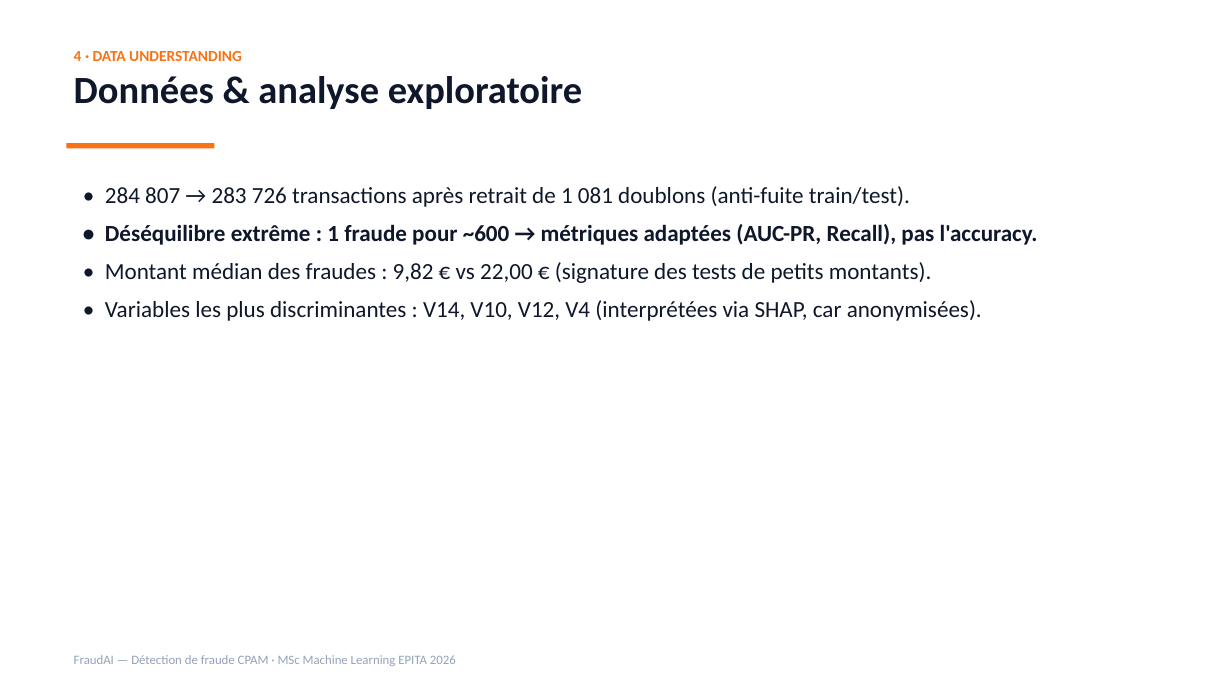
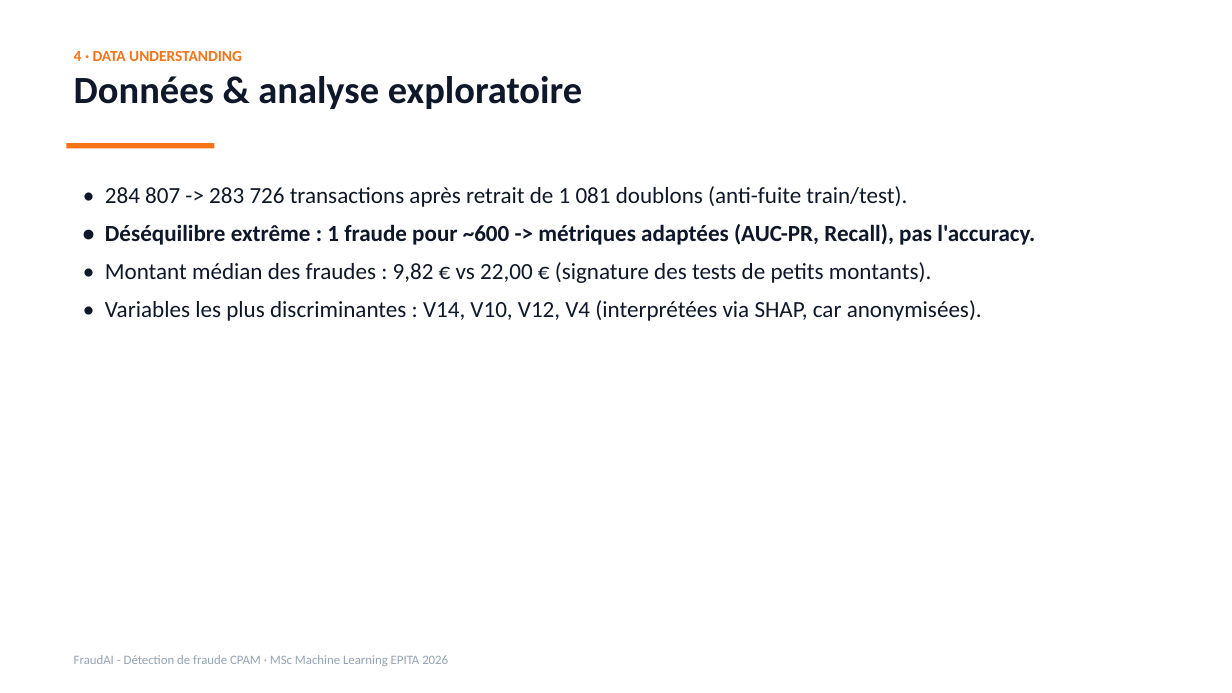
Before and after one commit to kteken10/Fondamentaux-Machine-Learning, a slide deck: slide 5 of rendu/03_FraudAI_Presentation.pptx. Drawn at 1232x693 pixels with LibreOffice and Linux fonts; fonts in the diff are those of the drawing. Boxes give left, top, right and bottom in pixels: in the first picture for what was removed or moved away, otherwise in the second. Text is boxed around its words. In the diff, an @@ line names an element or a change of style, - is before the commit and + after.

```diff
--- a/rendu/03_FraudAI_Presentation.pptx
+++ b/rendu/03_FraudAI_Presentation.pptx
@@ text at <box>105,186,1035,245</box>: text changed @@
-• 284 807 → 283 726 transactions après retrait de 1 081 doublons (anti-fuite train/test).
-• Déséquilibre extrême : 1 fraude pour ~600 → métriques adaptées (AUC-PR, Recall), pas l'accuracy.
+• 284 807 -> 283 726 transactions après retrait de 1 081 doublons (anti-fuite train/test).
+• Déséquilibre extrême : 1 fraude pour ~600 -> métriques adaptées (AUC-PR, Recall), pas l'accuracy.
@@ text at <box>74,655,448,666</box>: text changed @@
-FraudAI — Détection de fraude CPAM · MSc Machine Learning EPITA 2026
+FraudAI - Détection de fraude CPAM · MSc Machine Learning EPITA 2026
```
Also in this commit, not shown: 10 other slides changed, 2 other files.
